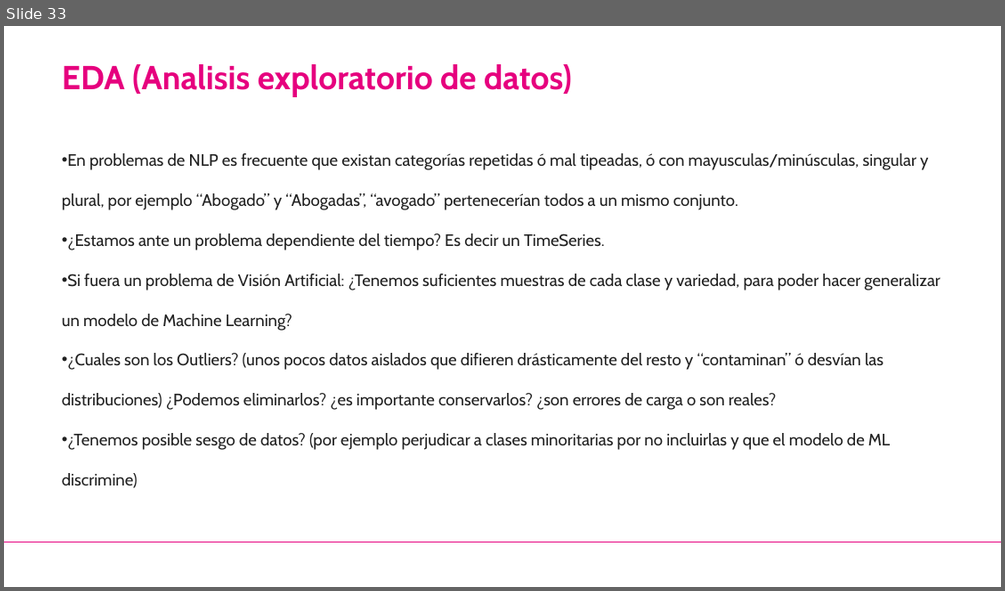
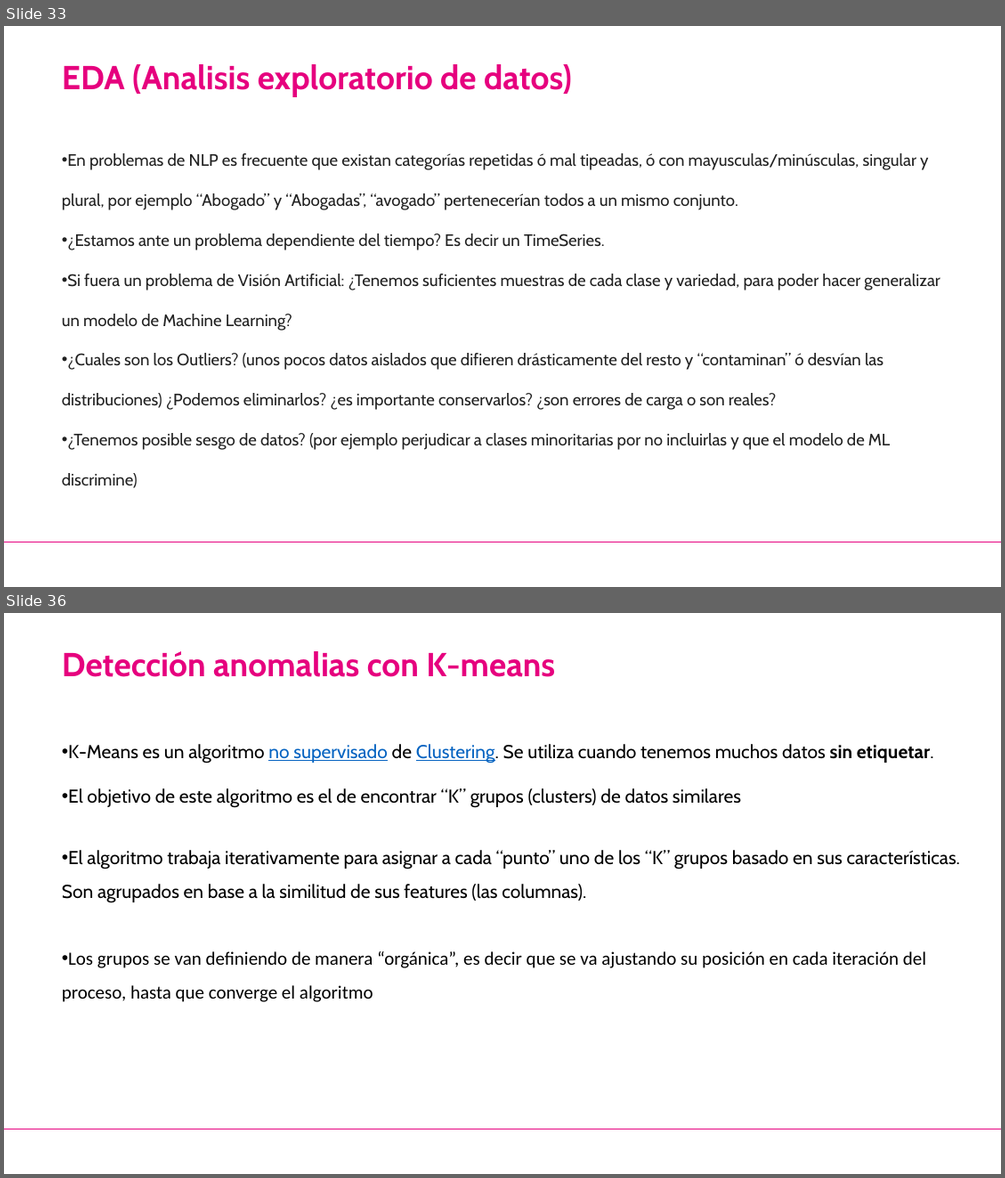
Before and after one commit to jorcapla/UE_proyecto_bigdata, a slide deck: Detección de anomalias/Deteccion_Anomalias.pptx. Shown one above the other, each under a label of ours: slide 33 before the commit, slides 33 and 36 after it; the slides between them are not shown. The pictures are 1005x591 and 1005x1178 pixels, drawn with LibreOffice and Linux fonts; fonts in the diff are those of the drawing; background and template pictures are left out. Boxes give left, top, right and bottom in pixels: in the first picture for what was removed or moved away, otherwise in the second. Text is boxed around its words. In the diff, an @@ line names an element or a change of style, - is before the commit and + after.

```diff
--- a/Detección de anomalias/Deteccion_Anomalias.pptx
+++ b/Detección de anomalias/Deteccion_Anomalias.pptx
@@ slide 36 added at [4, 613, 1001, 1174], background #FFFFFF; not listed: 1 template element that a slide beside it also shows @@
@@ text added at [62, 651, 555, 677], 32 pt, text #E6007E, bold @@
+Detección anomalias con K-means
@@ text added at [68, 744, 934, 808], 18 pt, text #000000 @@
+• K-Means es un algoritmo no supervisado de Clustering. Se utiliza cuando tenemos muchos datos sin etiquetar.
+• El objetivo de este algoritmo es el de encontrar “K” grupos (clusters) de datos similares
@@ text added at [62, 850, 961, 1002], 18 pt, text #000000 @@
+• El algoritmo trabaja iterativamente para asignar a cada “punto” uno de los “K” grupos basado en sus características. Son agrupados en base a la similitud de sus features (las columnas).
+• Los grupos se van definiendo de manera “orgánica”, es decir que se va ajustando su posición en cada iteración del proceso, hasta que converge el algoritmo
```
Also in this commit, not shown: 17 other slides added, 18 other files.
